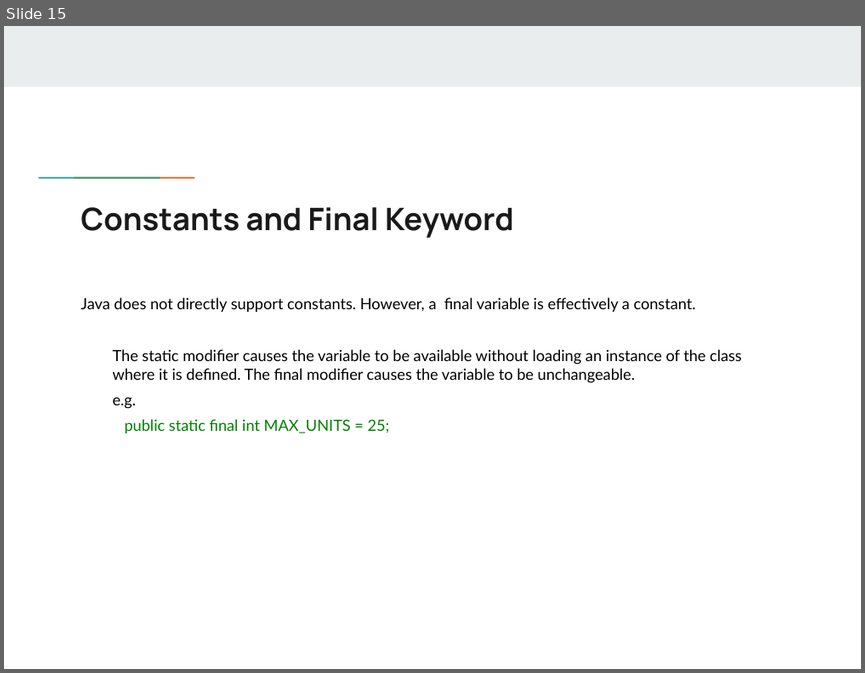
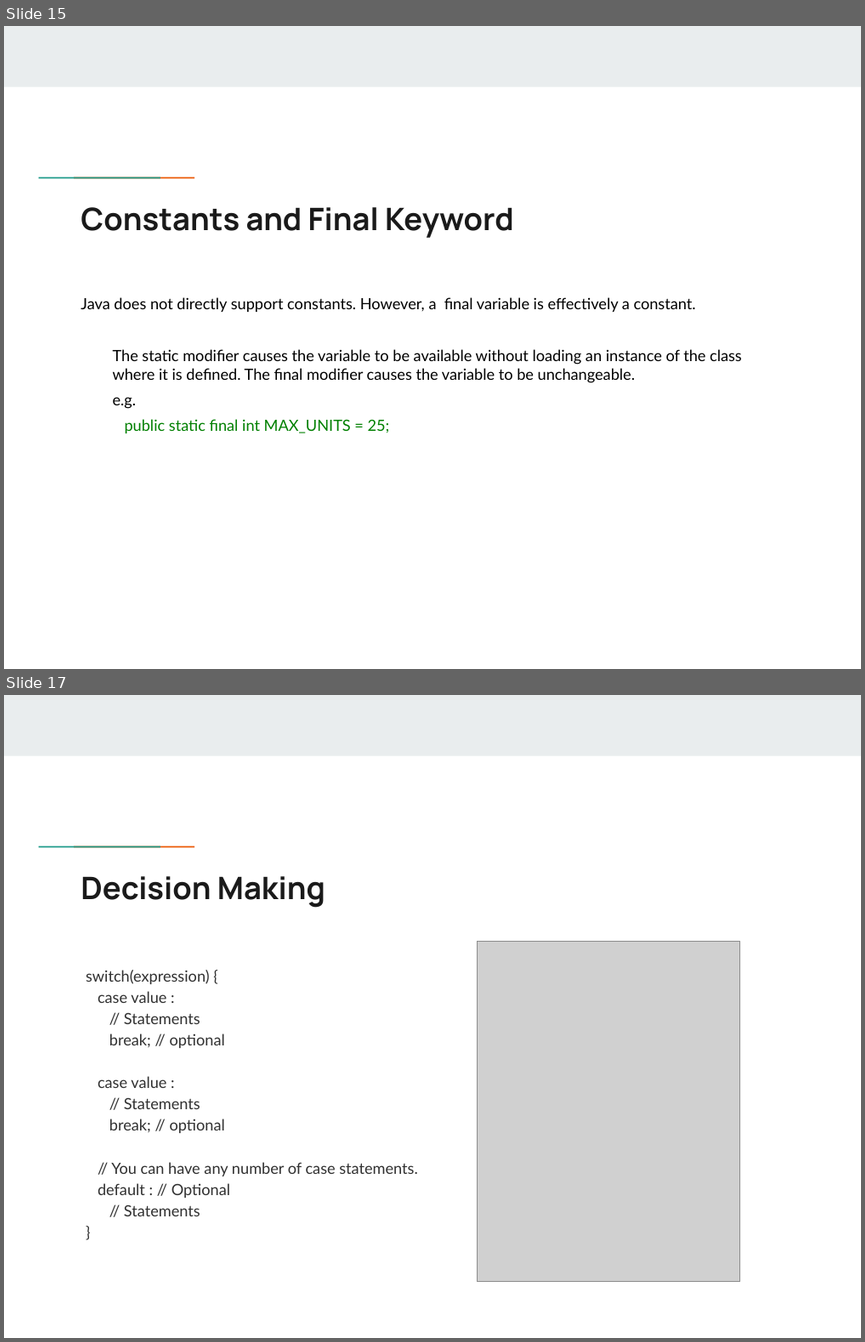
Before and after one commit to flyworker/java-workshop, a slide deck: JavaSE.pptx. Shown one above the other, each under a label of ours: slide 15 before the commit, slides 15 and 17 after it; the slides between them are not shown. The pictures are 865x673 and 865x1342 pixels, drawn with LibreOffice and Linux fonts; fonts in the diff are those of the drawing; grey boxes stand for pictures; background and template pictures are left out. Boxes give left, top, right and bottom in pixels: in the first picture for what was removed or moved away, otherwise in the second. Text is boxed around its words. In the diff, an @@ line names an element or a change of style, - is before the commit and + after.

```diff
--- a/JavaSE.pptx
+++ b/JavaSE.pptx
@@ slide 17 added at (x1=4, y1=695, x2=861, y2=1338), background #FFFFFF; not listed: 3 template elements that a slide beside it also shows @@
@@ title added at (x1=80, y1=876, x2=325, y2=907), 26 pt, text #1A1A1A, bold @@
+Decision Making
@@ picture added at (x1=477, y1=941, x2=740, y2=1281) @@
@@ text added at (x1=86, y1=970, x2=418, y2=1216), 13 pt, text #313131 @@
+switch(expression) {
+case value :
+// Statements
+break; // optional
+case value :
+// Statements
+break; // optional
+// You can have any number of case statements.
+default : // Optional
+// Statements
+}
```
Also in this commit, not shown: 9 other slides added.
